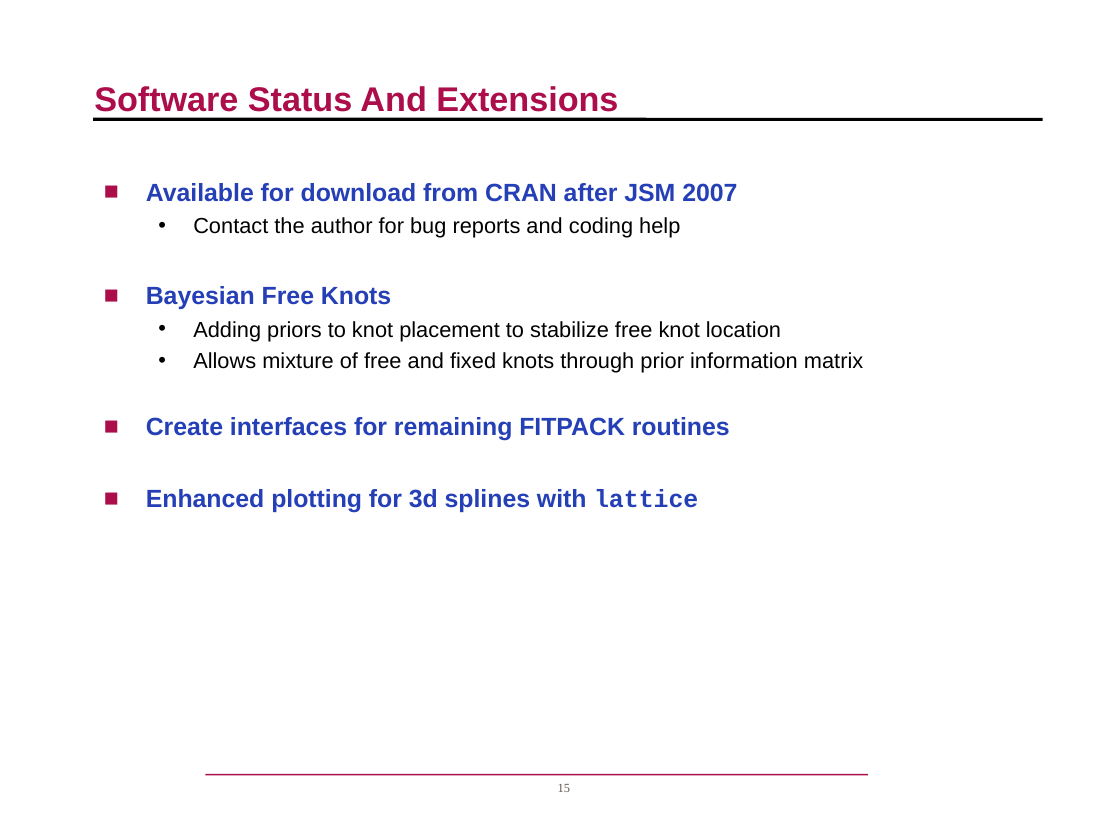
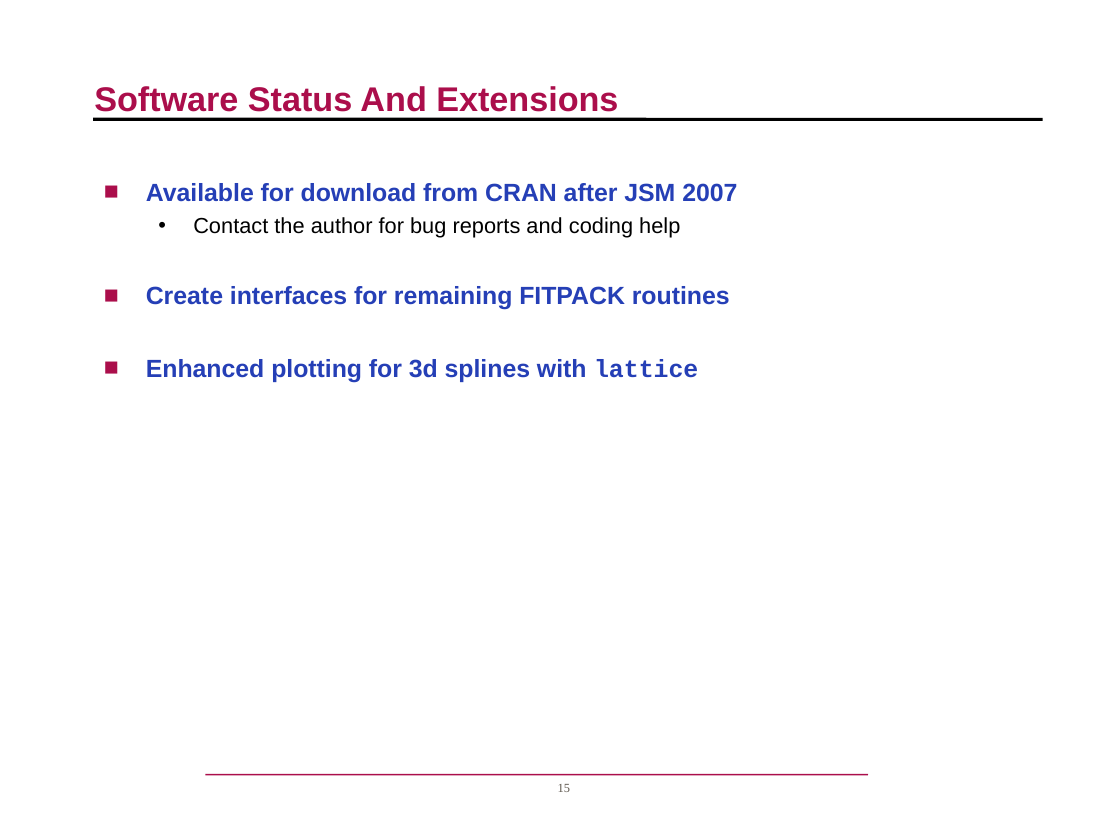
Before and after one commit to r-forge/dierckxspline, a slide deck: slide 15 of pkg/inst/jsm2007/DierckxSpline_JSM2007.ppt. Drawn at 1120x840 pixels with LibreOffice and Linux fonts; fonts in the diff are those of the drawing; background and template pictures are left out. Boxes give left, top, right and bottom in pixels: in the first picture for what was removed or moved away, otherwise in the second. Text is boxed around its words. In the diff, an @@ line names an element or a change of style, - is before the commit and + after.

```diff
--- a/pkg/inst/jsm2007/DierckxSpline_JSM2007.ppt
+++ b/pkg/inst/jsm2007/DierckxSpline_JSM2007.ppt
@@ text at <box>146,286,863,373</box>: paragraphs removed @@
-■ Bayesian Free Knots
-  • Adding priors to knot placement to stabilize free knot location
-  • Allows mixture of free and fixed knots through prior information matrix
```
Also in this commit, not shown: 2 other slides changed, 3 other files.
